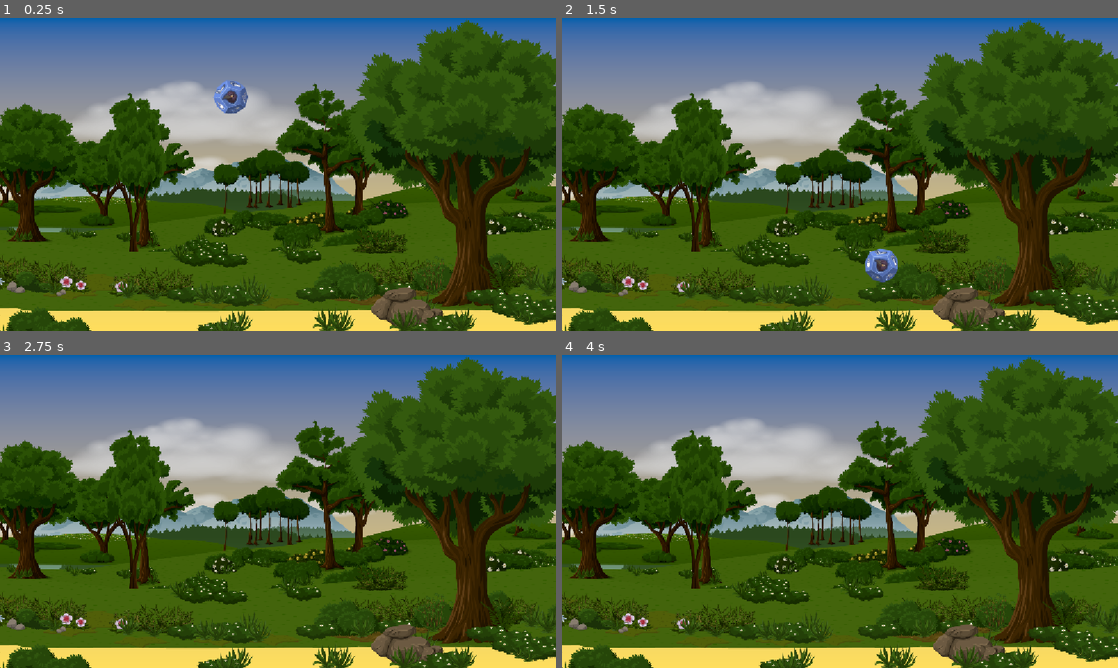
Above: before the commit, frames 1-4 (two rows, left to right).
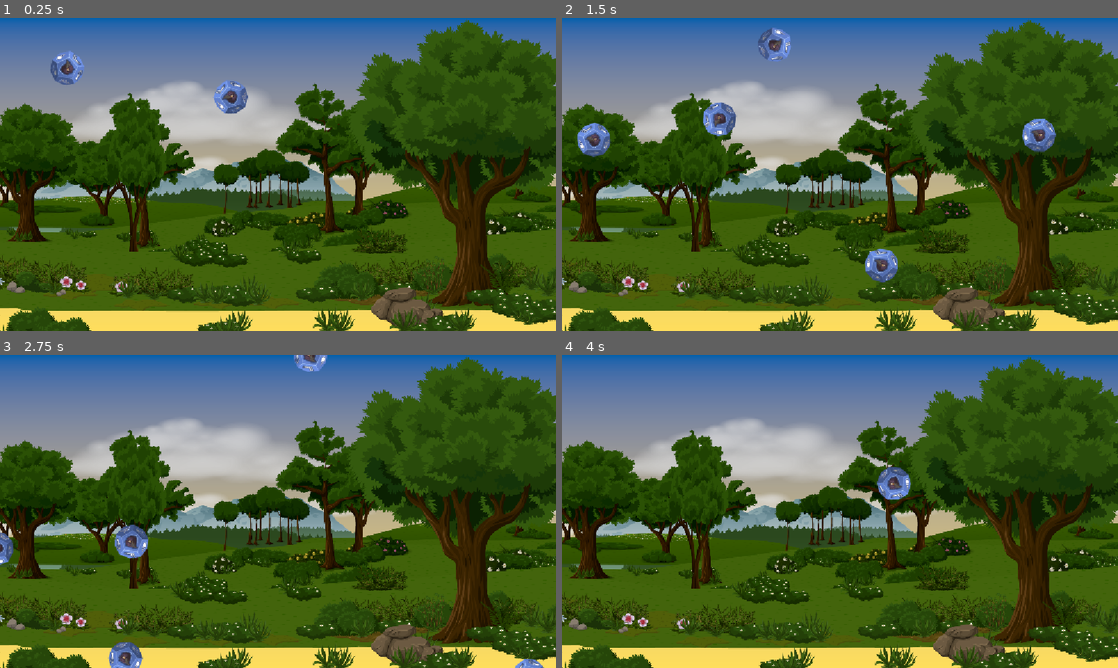
Above: after the commit, the same moments.

Repository: ligarius20fps/kurs-godot
Game: Godot game, scene res://Scenes/Game.tscn
The game is run twice, just before and just after one commit, with the same random seed, the same clock (stepped at 60 frames per second) and the same inputs.
Inputs:
- Up to frame 1 (0.25 s): no input
- Up to frame 2 (1.5 s): no input
- Up to frame 3 (2.75 s): no input
- Up to frame 4 (4 s): no input

The runs differ from the first frame. In frame 1, 0.4% of the frame differs, in the area x 9-16%, y 10-22%; in frame 2, 1.9%, in the area x 2-89%, y 3-45%; in frame 3, 1.5%; in frame 4, 0.5%.

Commit message:
więcej kości

Diff:
--- a/dice-catcher/Scenes/Game.tscn
+++ b/dice-catcher/Scenes/Game.tscn
@@ -9,6 +9,22 @@
 scale = Vector2(0.6, 0.6)
 texture = ExtResource("1_iukft")
 centered = false
+metadata/_edit_lock_ = true
 
 [node name="Dice" parent="." instance=ExtResource("2_gl6un")]
 position = Vector2(442, 94)
+
+[node name="Dice2" parent="." instance=ExtResource("2_gl6un")]
+position = Vector2(154, 75)
+
+[node name="Dice3" parent="." instance=ExtResource("2_gl6un")]
+position = Vector2(643, -341)
+
+[node name="Dice4" parent="." instance=ExtResource("2_gl6un")]
+position = Vector2(406, -293)
+
+[node name="Dice5" parent="." instance=ExtResource("2_gl6un")]
+position = Vector2(859, -263)
+
+[node name="Dice6" parent="." instance=ExtResource("2_gl6un")]
+position = Vector2(545, -582)
--- a/dice-catcher/project.godot
+++ b/dice-catcher/project.godot
@@ -22,7 +22,6 @@
 [editor]
 
 naming/scene_name_casing=1
-naming/script_name_casing=1
 
 [rendering]
 
